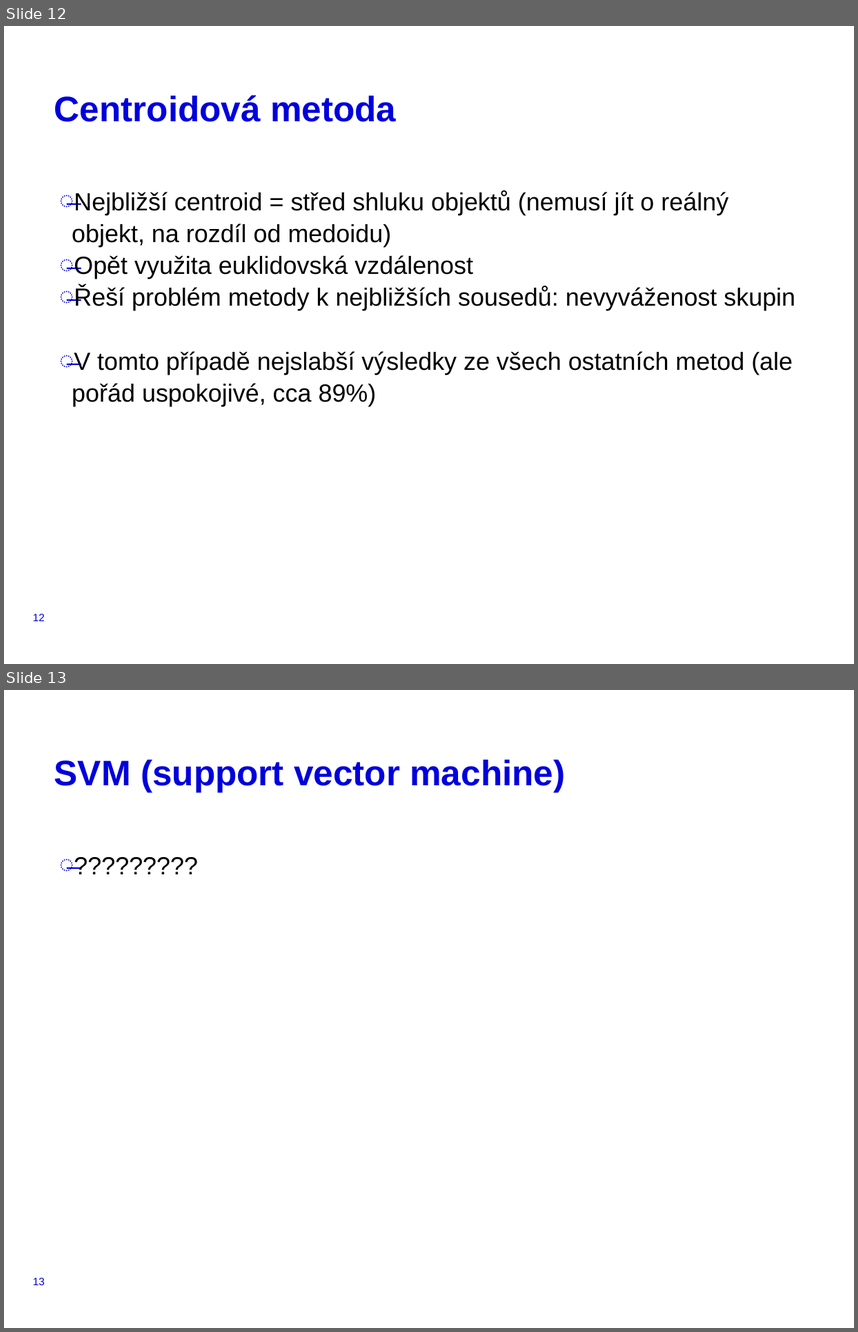
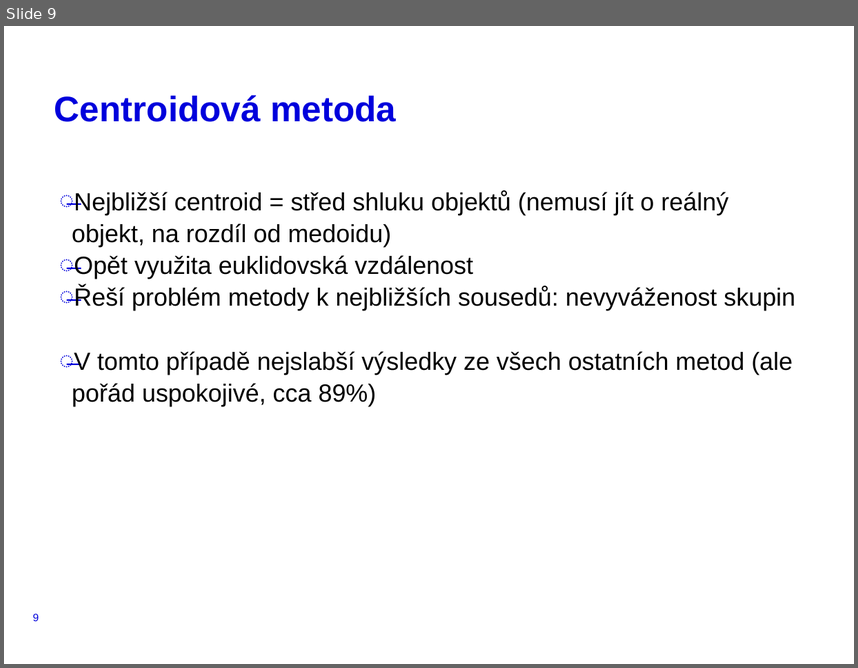
Before and after one commit to llxzy/E4012_rastliny, a slide deck: KAPHS.pptx. Shown one above the other, each under a label of ours: slides 12 and 13 before the commit, slide 9 after it. The pictures are 858x1332 and 858x668 pixels, drawn with LibreOffice and Linux fonts; fonts in the diff are those of the drawing; background and template pictures are left out. Boxes give left, top, right and bottom in pixels: in the first picture for what was removed or moved away, otherwise in the second. Text is boxed around its words. In the diff, an @@ line names an element or a change of style, - is before the commit and + after.

```diff
--- a/KAPHS.pptx
+++ b/KAPHS.pptx
@@ slide 13 removed at bbox=[4, 690, 854, 1328], background #FFFFFF @@
@@ title removed at bbox=[54, 759, 565, 792] @@
-SVM (support vector machine)
@@ text removed at bbox=[54, 847, 804, 1232] @@
-̶ ?????????
@@ page number removed at bbox=[33, 1277, 45, 1285] @@
-13
@@ what was slide 12 is now slide 9 @@
@@ page number at bbox=[33, 613, 39, 621]: text changed @@
-12
+9
```
Also in this commit, not shown: 1 slide changed, 1 slide added, 4 other slides removed.
